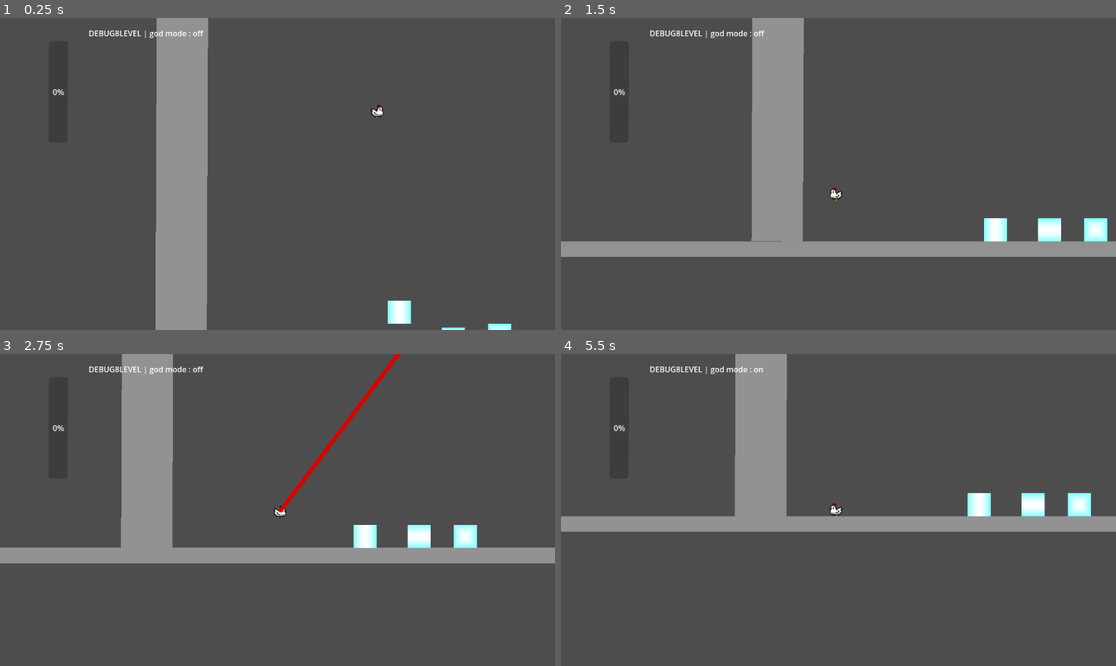
Above: before the commit, frames 1-4 (two rows, left to right).
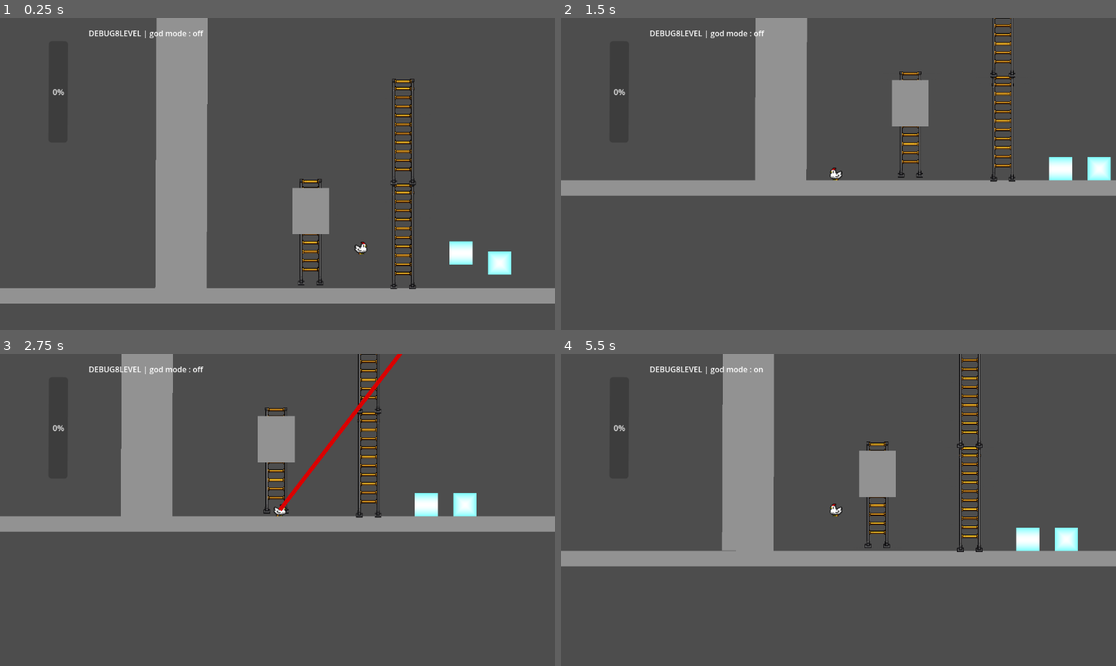
Above: after the commit, the same moments.

Repository: mgi-dev/size-them-up
Game: Godot game, scene res://scenes/levels/debug.tscn
Same seed, same stepped clock (60 frames per second), same inputs: the game is played once before the commit and once after it.
Inputs (mouse positions are in pixels of both pictures, inside the frame that each line leads up to):
- Up to frame 1 (0.25 s): no input
- Up to frame 2 (1.5 s): move the mouse to (960, 158) at 0.52 s; press the mouse at (960, 158) at 0.53 s; hold A (player_move_right) from 0.53 s (still down); tap Space (player_jump) at 0.77, 1.07 s; tap W (player_climb, bound only after the commit) at 0.8, 1.35 s; move the mouse to (727, 189) at 1.27 s; release the mouse at (727, 189) at 1.28 s
- Up to frame 3 (2.75 s): tap Space (player_jump) at 1.52, 1.55, 1.82, 2.1 s; move the mouse to (333, 441) at 2.02 s; release A (player_move_right) at 2.03 s; press the mouse at (333, 441) at 2.03 s; hold D (player_move_left) from 2.03 s (still down)
- Up to frame 4 (5.5 s): move the mouse to (810, 572) at 2.77 s; release D (player_move_left) at 2.78 s; release the mouse at (810, 572) at 2.78 s; hold A (player_move_right) 2.78-4.28 s; right-click (810, 572) at 2.85 s; tap Space (player_jump) at 3.02, 3.32, 3.77, 3.8, 4.07, 4.52, 4.82 s; tap W (player_climb, bound only after the commit) at 3.05 s; move the mouse to (1005, 556) at 3.52 s; press the mouse at (1005, 556) at 3.53 s; move the mouse to (672, 463) at 4.27 s; release the mouse at (672, 463) at 4.28 s; hold D (player_move_left) 4.28-5.03 s; tap G (toggle_god_mode) at 4.35 s; click (672, 463) at 4.55 s; move the mouse to (866, 510) at 5.02 s; hold A (player_move_right) from 5.03 s (still down); hold W (player_climb, bound only after the commit) from 5.03 s (still down)

The runs differ from the first frame. In frame 1, 9.0% of the frame differs, in the area x 0-100%, y 0-100%; in frame 2, 16%; in frame 3, 14%; in frame 4, 16%, in the area x 0-100%, y 0-69%.

Commit message:
Add player state machine and a ladder

Diff:
--- a/autoloads/enums.gd
+++ b/autoloads/enums.gd
@@ -8,7 +8,7 @@
 	PLAYER_CLOSE_TO_RESIZABLE
 }
 
-
+const CLIMBABLE_GROUP = "climbable"
 
 # Called when the node enters the scene tree for the first time.
 func _ready():
--- a/project.godot
+++ b/project.godot
@@ -20,6 +20,10 @@
 Enums="*uid://b2xjtk2kbwjd8"
 SignalBus="*uid://c4r46dbqecicl"
 GameState="*uid://cnfkex8r8br8g"
+
+[global_group]
+
+climbable=""
 
 [input]
 
@@ -53,6 +57,16 @@
 "events": [Object(InputEventKey,"resource_local_to_scene":false,"resource_name":"","device":-1,"window_id":0,"alt_press …(192 unchanged characters)…
 ]
 }
+player_climb={
+"deadzone": 0.2,
+"events": [Object(InputEventKey,"resource_local_to_scene":false,"resource_name":"","device":-1,"window_id":0,"alt_pressed":false,"shift_pressed":false,"ctrl_pressed":false,"meta_pressed":false,"pressed":false,"keycode":0,"physical_keycode":87,"key_label":0,"unicode":122,"location":0,"echo":false,"script":null)
+]
+}
+player_down={
+"deadzone": 0.2,
+"events": [Object(InputEventKey,"resource_local_to_scene":false,"resource_name":"","device":-1,"window_id":0,"alt_pressed":false,"shift_pressed":false,"ctrl_pressed":false,"meta_pressed":false,"pressed":false,"keycode":0,"physical_keycode":83,"key_label":0,"unicode":115,"location":0,"echo":false,"script":null)
+]
+}
 
 [physics]
 
--- a/scenes/characters/player/player.gd
+++ b/scenes/characters/player/player.gd
@@ -3,35 +3,67 @@
 class_name Player
 
 @onready var animated_sprite = $AnimatedSprite2D
+@onready var hitbox = $CollisionShape2D
 
 const SPEED = 300.0
 const JUMP_VELOCITY = -400.0
+const CLIMB_SPEED = 200.0
+
+# Todo: make a player state object.
+var is_near_ladder: bool = false
+var is_climbing: bool = false
+var current_ladders: Array[Area2D]
+
+var player_state_machine: PlayerStateMachine
 
 
 func _ready() -> void:
-	pass
+	player_state_machine =  preload("res://scenes/characters/player/states/PlayerStateMachine.gd").new(self)
 
 
 func _physics_process(delta):
-	process_jump(delta)
-	process_movements(delta)
+	if Input.is_action_pressed("size_up"):
+		debug()
+	player_state_machine.set_state(get_next_state())
+	player_state_machine.update(delta)
 	move_and_slide()
 
 
-func process_movements(delta) -> void:
-	var direction = Input.get_axis("player_move_right", "player_move_left")
-	if direction:
-		velocity.x = direction * SPEED
-		animated_sprite.flip_h = velocity.x < 0
-		animated_sprite.play("walk")
-	else:
-		velocity.x = move_toward(velocity.x, 0, SPEED)
-		animated_sprite.play("idle")
+func get_next_state()-> PlayerState:
+	if Input.is_action_just_pressed("player_jump"):
+		if is_on_floor() or is_climbing:
+			# Allow jump from ladder.
+			return player_state_machine.jump_state
 
-func process_jump(delta) -> void:
-	if not is_on_floor():
-		velocity += get_gravity() * delta
+	if is_climbing:
+		# stick to the ladder while not outed correctly.
+		return player_state_machine.climb_state
 
-	# Handle jump.
-	if Input.is_action_just_pressed("player_jump") and is_on_floor():
-		velocity.y = JUMP_VELOCITY
+	if is_near_ladder:
+		if Input.is_action_pressed("player_climb") or Input.is_action_pressed("player_down"):
+			return player_state_machine.climb_state
+
+	if Input.get_axis("player_move_right", "player_move_left"):
+		return player_state_machine.walk_state
+
+	return player_state_machine.idle_state
+
+
+func debug():
+	print(player_state_machine.current_state)
+
+
+func _on_detector_area_shape_entered(area_rid, area, area_shape_index, local_shape_index):
+	if area.is_in_group(Enums.CLIMBABLE_GROUP):
+		current_ladders.append(area)
+		is_near_ladder = true
+		is_climbing = false
+
+
+func _on_detector_area_shape_exited(area_rid, area, area_shape_index, local_shape_index):
+	if area.is_in_group(Enums.CLIMBABLE_GROUP):
+		current_ladders.erase(area)
+
+	if not current_ladders:
+		is_near_ladder = false
+		is_climbing = false
--- a/scenes/characters/player/player.tscn
+++ b/scenes/characters/player/player.tscn
@@ -60,7 +60,11 @@
 outline_size = 10
 outline_color = Color(0, 0, 0, 1)
 
+[sub_resource type="RectangleShape2D" id="RectangleShape2D_qd3e3"]
+size = Vector2(26, 26)
+
 [node name="Player" type="CharacterBody2D" unique_id=217472232]
+z_index = 5
 script = ExtResource("1_t61fv")
 
 [node name="CollisionShape2D" type="CollisionShape2D" parent="." unique_id=1890574487]
@@ -83,3 +87,11 @@
 horizontal_alignment = 1
 autowrap_mode = 3
 script = ExtResource("4_hss88")
+
+[node name="detector" type="Area2D" parent="." unique_id=1971936224]
+
+[node name="CollisionShape2D" type="CollisionShape2D" parent="detector" unique_id=821097815]
+shape = SubResource("RectangleShape2D_qd3e3")
+
+[connection signal="area_shape_entered" from="detector" to="." method="_on_detector_area_shape_entered"]
+[connection signal="area_shape_exited" from="detector" to="." method="_on_detector_area_shape_exited"]
--- /dev/null
+++ b/scenes/characters/player/states/ClimbState.gd
@@ -0,0 +1,25 @@
+extends PlayerState
+
+class_name ClimbState
+
+
+func enter():
+	player.is_climbing = true
+
+func exit():
+	player.is_climbing = false
+
+func update(delta):
+	var direction_y = Input.get_axis("player_climb", "player_down")
+	if direction_y:
+		player.velocity.y = direction_y * player.CLIMB_SPEED
+	else:
+		player.velocity.y = 0
+
+	var direction_x = Input.get_axis("player_move_right", "player_move_left")
+	if direction_x:
+		player.velocity.x = direction_x * player.CLIMB_SPEED
+	else:
+		player.velocity.x = 0
+
+	super.update(delta)
--- /dev/null
+++ b/scenes/characters/player/states/IdleState.gd
@@ -0,0 +1,16 @@
+extends PlayerState
+
+class_name IdleState
+
+
+func enter():
+	pass
+
+func exit():
+	pass
+
+func update(delta):
+	player.velocity.x = move_toward(player.velocity.x, 0, player.SPEED)
+	player.animated_sprite.play("idle")
+
+	super.update(delta)
--- /dev/null
+++ b/scenes/characters/player/states/JumpState.gd
@@ -0,0 +1,8 @@
+extends PlayerState
+
+class_name JumpState
+
+
+func update(delta):
+	player.velocity.y = player.JUMP_VELOCITY
+	super.update(delta)
--- /dev/null
+++ b/scenes/characters/player/states/PlayerState.gd
@@ -0,0 +1,29 @@
+class_name PlayerState
+
+extends RefCounted
+
+
+var player: CharacterBody2D
+
+
+func _init(_player):
+	player = _player
+
+
+func enter():
+	pass
+
+func exit():
+	pass
+
+func update(delta):
+	apply_gravity(delta)
+
+
+func apply_gravity(delta):
+	if not player.is_on_floor() and not player.is_climbing:
+		player.velocity += player.get_gravity() * delta
+
+
+func _to_string():
+	return get_script().resource_path.get_file().get_basename()
--- /dev/null
+++ b/scenes/characters/player/states/PlayerStateMachine.gd
@@ -0,0 +1,31 @@
+extends RefCounted
+
+class_name PlayerStateMachine
+
+var player: CharacterBody2D
+var current_state: PlayerState
+
+var idle_state: IdleState
+var walk_state: WalkState
+var jump_state: JumpState
+var climb_state: ClimbState
+
+func _init(_player):
+	player = _player
+	idle_state = IdleState.new(_player)
+	walk_state = WalkState.new(_player)
+	jump_state = JumpState.new(_player)
+	climb_state = ClimbState.new(_player)
+
+	current_state = idle_state
+
+func set_state(next_state: PlayerState):
+	# react my friend, i miss you sometimes. Soon we will mess things together again.
+	# dedicated function for each state ?
+
+	current_state.exit()
+	current_state = next_state
+	current_state.enter()
+
+func update(delta):
+	current_state.update(delta)
--- /dev/null
+++ b/scenes/characters/player/states/WalkState.gd
@@ -0,0 +1,23 @@
+extends PlayerState
+
+class_name WalkState
+
+
+func enter():
+	pass
+
+
+func exit():
+	pass
+
+
+func update(delta):
+	# This is coupled, could use a variant to get value from parent.
+	# But seems convoluted for small gain, I accept this for now.
+	var direction = Input.get_axis("player_move_right", "player_move_left")
+	if direction:
+		player.velocity.x = direction * player.SPEED
+		player.animated_sprite.flip_h = player.velocity.x < 0
+		player.animated_sprite.play("walk")
+
+	super.update(delta)
--- /dev/null
+++ b/scenes/landscape/Ladder.tscn
@@ -0,0 +1,28 @@
+[gd_scene format=3 uid="uid://nyjv81jh5kks"]
+
+[ext_resource type="Script" uid="uid://kemdo336odi2" path="res://scenes/landscape/ladder.gd" id="1_3du54"]
+[ext_resource type="Texture2D" uid="uid://c8ohfffuhx3sp" path="res://assets/images/ladder.png" id="1_c320i"]
+
+[sub_resource type="RectangleShape2D" id="RectangleShape2D_3du54"]
+size = Vector2(32, 208)
+
+[sub_resource type="RectangleShape2D" id="RectangleShape2D_c320i"]
+size = Vector2(32, 6)
+
+[node name="Ladder" type="Area2D" unique_id=1163521122 groups=["climbable"]]
+script = ExtResource("1_3du54")
+
+[node name="Sprite2D" type="Sprite2D" parent="." unique_id=2031852386]
+scale = Vector2(0.125, 0.16666667)
+texture = ExtResource("1_c320i")
+
+[node name="CollisionShape2D" type="CollisionShape2D" parent="." unique_id=1475968856]
+position = Vector2(0, -8)
+shape = SubResource("RectangleShape2D_3du54")
+
+[node name="TopLadderZone" type="StaticBody2D" parent="." unique_id=1614344304]
+
+[node name="CollisionShape2D" type="CollisionShape2D" parent="TopLadderZone" unique_id=566941972]
+position = Vector2(0, -111)
+shape = SubResource("RectangleShape2D_c320i")
+one_way_collision = true
--- /dev/null
+++ b/scenes/landscape/ladder.gd
@@ -0,0 +1,23 @@
+extends Area2D
+
+class_name Ladder
+
+@onready var top_ladder_collision_zone: CollisionShape2D = $TopLadderZone/CollisionShape2D
+
+# Called when the node enters the scene tree for the first time.
+func _ready():
+	pass # Replace with function body.
+
+
+# Called every frame. 'delta' is the elapsed time since the previous frame.
+func _process(delta):
+	pass
+
+func _input(event):
+	if event.is_action_pressed("player_down"):
+		print("disable")
+		top_ladder_collision_zone.disabled = true
+
+		print("enable")
+	if event.is_action_released("player_down"):
+		top_ladder_collision_zone.disabled = false
--- a/scenes/levels/debug.tscn
+++ b/scenes/levels/debug.tscn
@@ -2,23 +2,34 @@
 
 [ext_resource type="PackedScene" uid="uid://dfqw1xr5wsq0q" path="res://scenes/levels/base_level.tscn" id="1_nwlxf"]
 [ext_resource type="PackedScene" uid="uid://c513vd3w5aj6j" path="res://scenes/resizable/rect_resizable.tscn" id="2_p0r41"]
+[ext_resource type="PackedScene" uid="uid://nyjv81jh5kks" path="res://scenes/landscape/Ladder.tscn" id="3_ulekh"]
+[ext_resource type="PackedScene" uid="uid://dolyu31t53k65" path="res://scenes/landscape/GreyBloc.tscn" id="4_xs65t"]
 
 [node name="DEBUG8LEVEL" unique_id=1818539085 instance=ExtResource("1_nwlxf")]
 
 [node name="Player" parent="." index="1" unique_id=217472232]
-position = Vector2(290.01996, 94.70355)
+position = Vector2(256, 528)
 
 [node name="ResizableV2" parent="." index="4" unique_id=2113696681 instance=ExtResource("2_p0r41")]
 position = Vector2(831.99994, 360)
 scale = Vector2(2.3013175, 8.583436)
 
-[node name="ResizableV3" parent="." index="5" unique_id=462912311 instance=ExtResource("2_p0r41")]
-position = Vector2(336, 512)
-resize_mode = 2
-
-[node name="ResizableV4" parent="." index="6" unique_id=2125065801 instance=ExtResource("2_p0r41")]
-position = Vector2(448, 568)
+[node name="ResizableV4" parent="." index="5" unique_id=2125065801 instance=ExtResource("2_p0r41")]
+position = Vector2(464, 539)
 resize_mode = 1
 
-[node name="ResizableV5" parent="." index="7" unique_id=1073293426 instance=ExtResource("2_p0r41")]
+[node name="ResizableV5" parent="." index="6" unique_id=1073293426 instance=ExtResource("2_p0r41")]
 position = Vector2(544, 560)
+
+[node name="Ladder" parent="." index="7" unique_id=1163521122 instance=ExtResource("3_ulekh")]
+position = Vector2(152, 528)
+
+[node name="Ladder2" parent="." index="8" unique_id=2069439798 instance=ExtResource("3_ulekh")]
+position = Vector2(344, 536)
+
+[node name="Ladder3" parent="." index="9" unique_id=1908493896 instance=ExtResource("3_ulekh")]
+position = Vector2(344, 320)
+
+[node name="GreyBloc2" parent="." index="10" unique_id=555845978 instance=ExtResource("4_xs65t")]
+position = Vector2(152, 480)
+scale = Vector2(0.19865529, 0.24965566)
--- a/scenes/levels/stairs.tscn
+++ b/scenes/levels/stairs.tscn
@@ -62,3 +62,10 @@
 [node name="GreyBloc7" parent="." index="17" unique_id=1695737385 instance=ExtResource("3_a4rrn")]
 position = Vector2(2833, 176)
 scale = Vector2(0.4939946, 0.5864949)
+
+[node name="Label" type="Label" parent="." index="18" unique_id=820814174]
+offset_left = 3441.0
+offset_top = 569.0
+offset_right = 3481.0
+offset_bottom = 592.0
+text = "The End."
--- a/scenes/resizable/flying_rect.tscn
+++ b/scenes/resizable/flying_rect.tscn
@@ -1,19 +1,28 @@
 [gd_scene format=3 uid="uid://bvdw55jt5odq4"]
 
 [ext_resource type="Script" uid="uid://dm3of42vqtu4u" path="res://scenes/resizable/resizable_v_2.gd" id="1_e2te2"]
+[ext_resource type="Texture2D" uid="uid://b30i0atbl10hn" path="res://assets/images/rect_white_48.png" id="2_nrm5n"]
+[ext_resource type="Shader" uid="uid://bbvqq5xavboub" path="res://scenes/resizable/rect_resizable.gdshader" id="2_qom0d"]
 
 [sub_resource type="RectangleShape2D" id="RectangleShape2D_nrm5n"]
-size = Vector2(56, 54)
+size = Vector2(48, 48)
+
+[sub_resource type="ShaderMaterial" id="ShaderMaterial_gdllp"]
+shader = ExtResource("2_qom0d")
+shader_parameter/mode = 0
+shader_parameter/edge_color = Color(1, 1, 1, 1)
+shader_parameter/center_color = Color(0.6, 0.8, 1, 1)
 
 [node name="FlyingRect" type="RigidBody2D" unique_id=116391965 node_paths=PackedStringArray("sprite", "hitbox")]
 gravity_scale = 0.0
 freeze_mode = 1
 script = ExtResource("1_e2te2")
-sprite = NodePath("Polygon2D")
+sprite = NodePath("Sprite2D")
 hitbox = NodePath("CollisionShape2D")
 
 [node name="CollisionShape2D" type="CollisionShape2D" parent="." unique_id=1998122283]
 shape = SubResource("RectangleShape2D_nrm5n")
 
-[node name="Polygon2D" type="Polygon2D" parent="." unique_id=1017911614]
-polygon = PackedVector2Array(-29, -27, 28, -27, 28, 27, -29, 27)
+[node name="Sprite2D" type="Sprite2D" parent="." unique_id=1535026065]
+material = SubResource("ShaderMaterial_gdllp")
+texture = ExtResource("2_nrm5n")
Binary file added: assets/images/ladder.png
Not shown, added: assets/images/ladder.png.import
Not shown, added: scenes/characters/player/states/ClimbState.gd.uid
Not shown, added: scenes/characters/player/states/IdleState.gd.uid
Not shown, added: scenes/characters/player/states/JumpState.gd.uid
Not shown, added: scenes/characters/player/states/PlayerState.gd.uid
Not shown, added: scenes/characters/player/states/PlayerStateMachine.gd.uid
Not shown, added: scenes/characters/player/states/WalkState.gd.uid
Not shown, added: scenes/landscape/ladder.gd.uid
